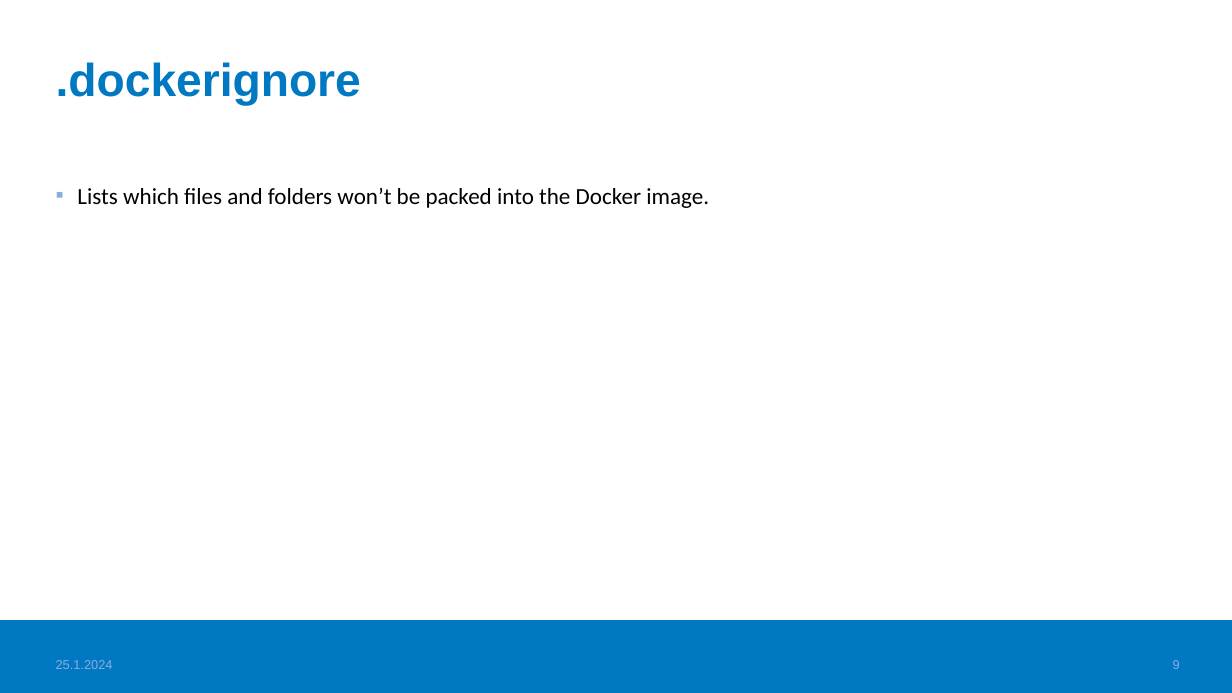
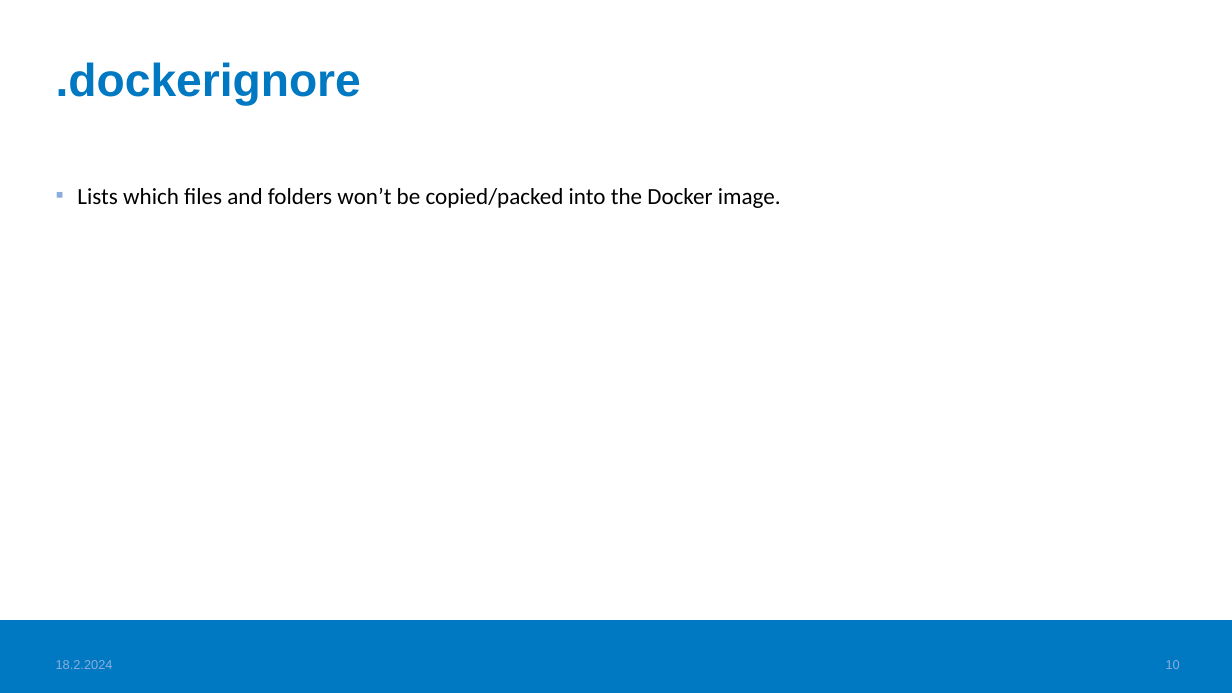
Before and after one commit to haagahelia/ohke-teknologiat, a slide deck: slide 10 of 01_docker/DockerConceptsAndVocabulary.pptx (slide 9 before the commit). Drawn at 1232x693 pixels with LibreOffice and Linux fonts; fonts in the diff are those of the drawing; background and template pictures are left out. Boxes give left, top, right and bottom in pixels: in the first picture for what was removed or moved away, otherwise in the second. Text is boxed around its words. In the diff, an @@ line names an element or a change of style, - is before the commit and + after.

Commit message:
Docker-monivalintatehtävien materiaalilinkkejä ja materiaaleja parannettu

```diff
--- a/01_docker/DockerConceptsAndVocabulary.pptx
+++ b/01_docker/DockerConceptsAndVocabulary.pptx
@@ text at (x1=77, y1=188, x2=781, y2=208): text changed @@
-▪ Lists which files and folders won’t be packed into the Docker image.
+▪ Lists which files and folders won’t be copied/packed into the Docker image.
@@ text at (x1=56, y1=660, x2=113, y2=669): text changed @@
-25.1.2024
+18.2.2024
@@ page number at (x1=1166, y1=660, x2=1180, y2=669): text changed @@
-9
+10
```
Also in this commit, not shown: 16 other slides changed, 1 slide added, 3 other files.
